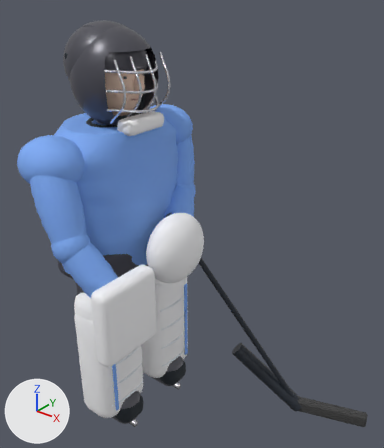
The glTF model public/models/goalie.glb as it was, and as the next commit left it.
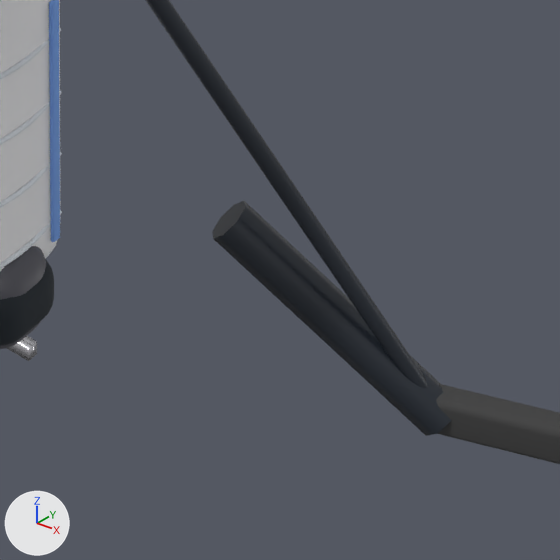
There are two pictures of each version: one whole from a 50 mm lens placed at (1.575, -1.456, 1.976), pointed at (0.354, 0.07, 1.03), one close up on the part from 44% to 87% of the width and 63% to 100% of the height. Every picture has the same lights, and +X, +Y and +Z are marked at lower left. The older version's two pictures come first. Vertices at exactly the same position are counted once.

In view in the first close-up: 'goalieMesh'.
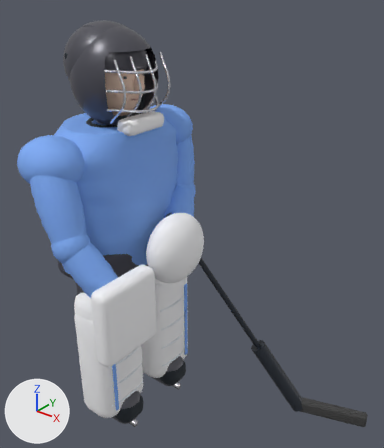
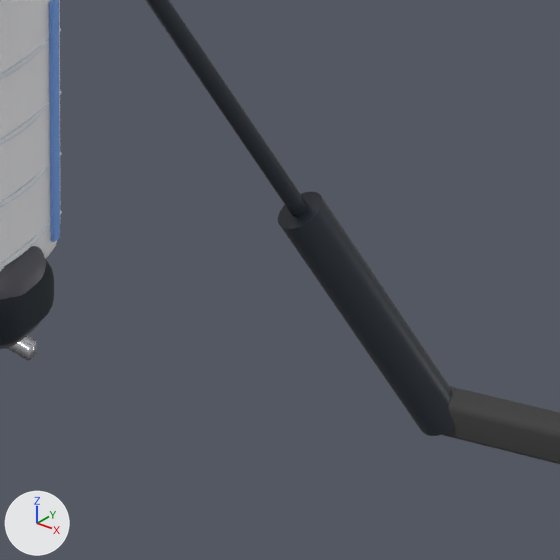
Pixel boxes (x1, y1, x2, y2) of what changed, in the close-ups (560 x 560 px):
part 1 of me_cube, reshaped
    before: (212, 201, 560, 464)
    after: (278, 192, 560, 464)

The change, as a list of edits to the scene's bpy script:
```text
Change me_cube:
    used by ob_goaliemesh; location = (0.0, 0.0, 0.0)
    remove me_cube.from_pydata(...)  # 49305 vertices, 97604 faces; spans x -0.2..1.06, y -0.46..0.54, z -0.01..1.79
    add me_cube.from_pydata(...)  # 49337 vertices, 97668 faces; spans x -0.2..1.06, y -0.46..0.54, z 0.0..1.79
    me_cube part 1
    7 vertices are removed from x 0.43..0.77, y 0.27..0.44, z -0.01..0.32
    55 faces are deleted
    9 vertices move from x 0.43..1.05, y 0.28..0.5, z 0.0..0.33 to x 0.54..1.05, y 0.27..0.5, z 0.0..0.39
    39 vertices are added at x 0.53..0.78, y 0.27..0.45, z 0.0..0.39
    92 new faces join them, mat_stick (greyish blue #2c323b)
    27 new faces join them, mat_tape (dark grey #3f3f3f)
```
